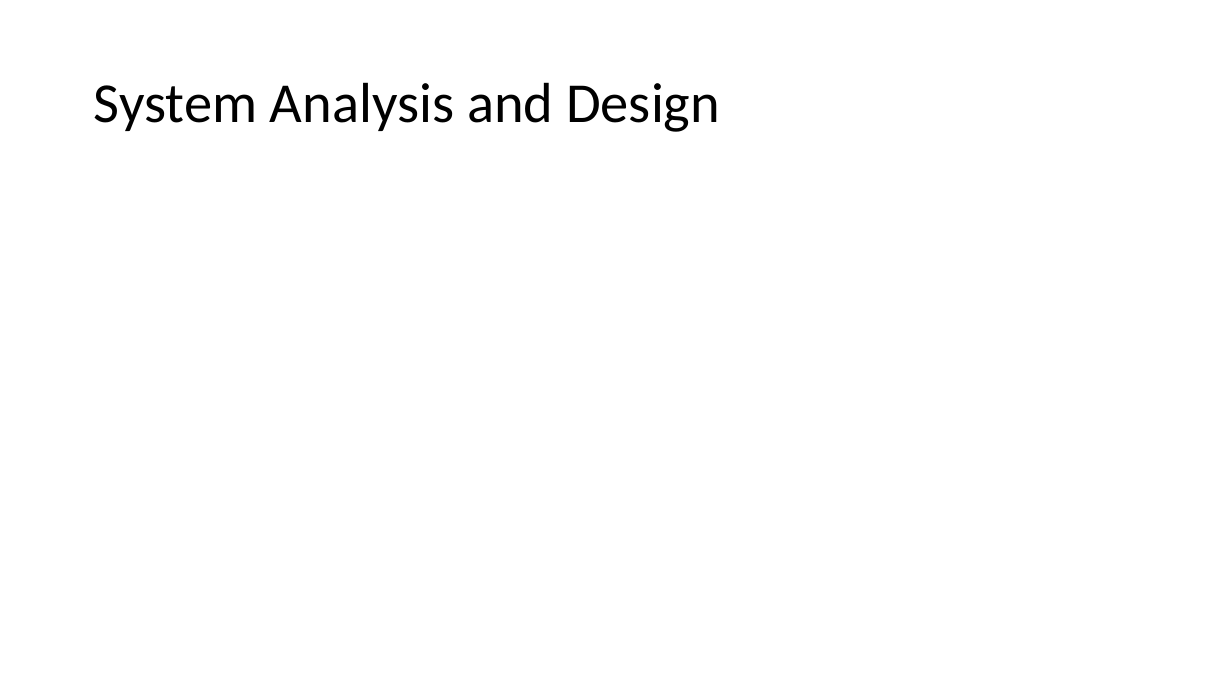
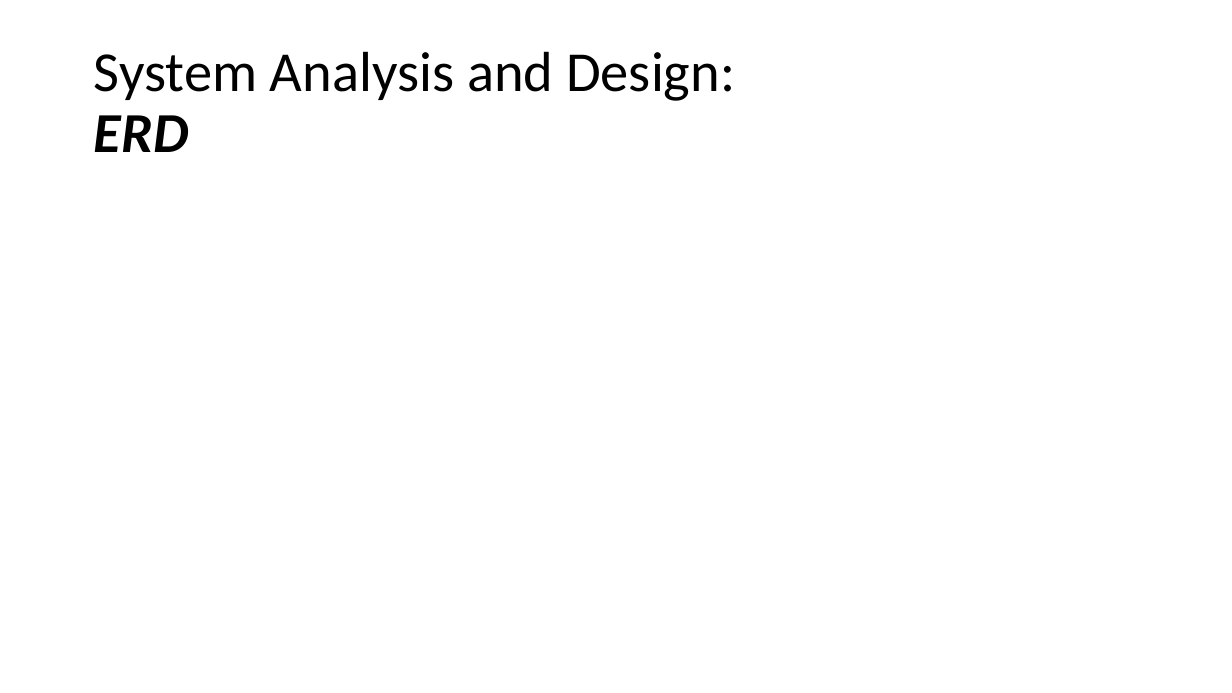
Before and after one commit to FCI-E-campus/fci-e-campus-docs, a slide deck: slide 16 of Mid-year document & presentation/FCI-CU-GP-Midyear-Presentation.pptx (slide 4 before the commit). Drawn at 1232x693 pixels with LibreOffice and Linux fonts; fonts in the diff are those of the drawing. Boxes give left, top, right and bottom in pixels: in the first picture for what was removed or moved away, otherwise in the second. Text is boxed around its words. In the diff, an @@ line names an element or a change of style, - is before the commit and + after.

```diff
--- a/Mid-year document & presentation/FCI-CU-GP-Midyear-Presentation.pptx
+++ b/Mid-year document & presentation/FCI-CU-GP-Midyear-Presentation.pptx
@@ title at [94,51,735,152]: text changed @@
-System Analysis and Design
+System Analysis and Design:
+ERD
```
Also in this commit, not shown: 3 other slides changed, 12 slides added, 4 other files.
